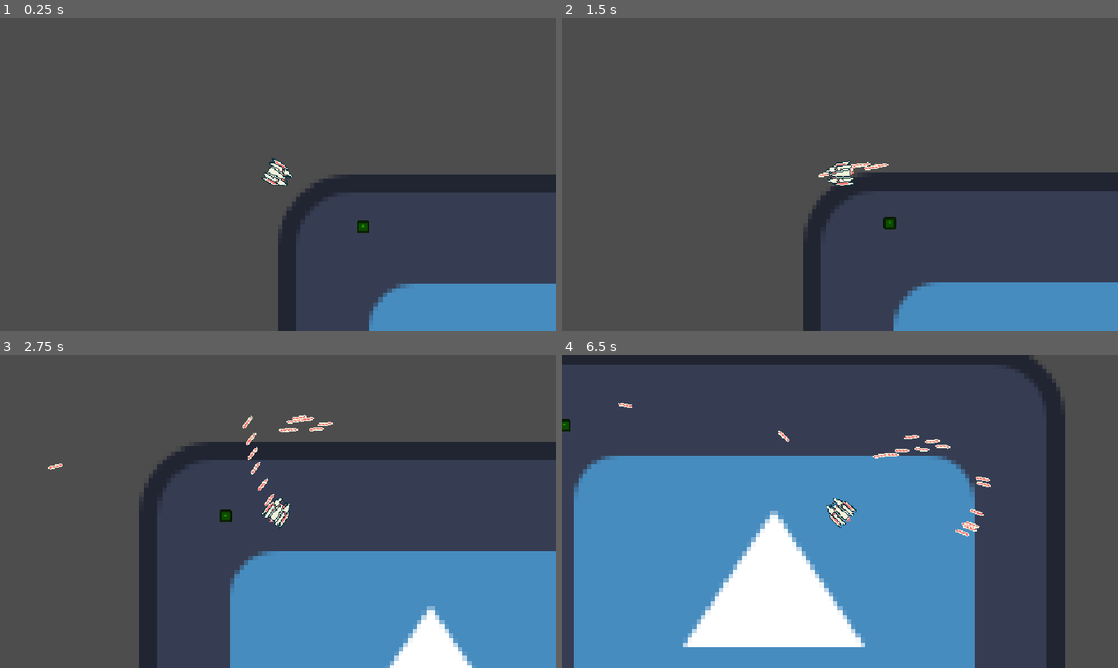
Above: before the commit, frames 1-4 (two rows, left to right).
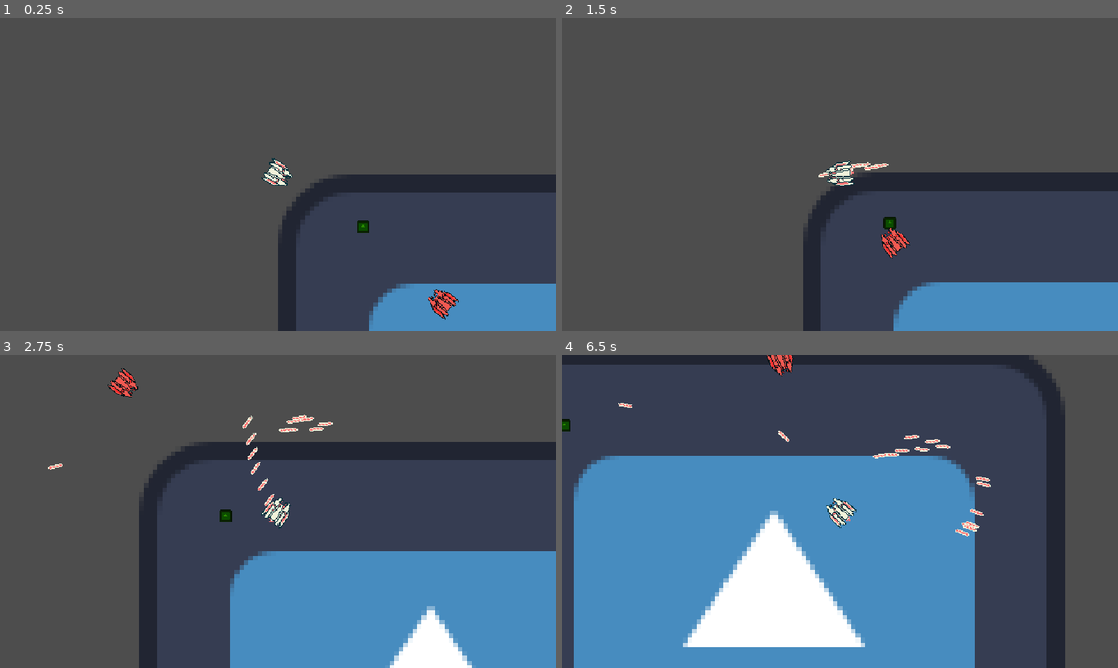
Above: after the commit, the same moments.

Repository: ungoabi/GMTK-GameJam-2026
Game: Godot game, scene res://scenes/main/main.tscn
Same seed, same stepped clock (60 frames per second), same inputs: the game is played once before the commit and once after it. The engine's default icon, where the game draws it, is replaced by a stand-in: a white triangle on a blue panel in a dark square.
Inputs (mouse positions are in pixels of both pictures, inside the frame that each line leads up to):
- Up to frame 1 (0.25 s): no input
- Up to frame 2 (1.5 s): move the mouse to (962, 158) at 0.52 s; press the mouse at (962, 158) at 0.53 s; hold D (move_right) 0.53-1.28 s; move the mouse to (728, 190) at 1.27 s; release the mouse at (728, 190) at 1.28 s; hold S (move_down) from 1.28 s (still down); click (728, 190) at 1.35 s
- Up to frame 3 (2.75 s): move the mouse to (333, 442) at 2.02 s; release S (move_down) at 2.03 s; press the mouse at (333, 442) at 2.03 s; hold D (move_right) from 2.03 s (still down)
- Up to frame 4 (6.5 s): move the mouse to (812, 574) at 2.77 s; release D (move_right) at 2.78 s; release the mouse at (812, 574) at 2.78 s; hold W (move_up) 2.78-3.53 s; click (812, 574) at 2.85 s; move the mouse to (1006, 558) at 3.52 s; press the mouse at (1006, 558) at 3.53 s; hold A (move_left) 3.53-5.03 s; move the mouse to (673, 464) at 4.27 s; release the mouse at (673, 464) at 4.28 s; click (673, 464) at 4.35 s; move the mouse to (867, 511) at 5.02 s; press the mouse at (867, 511) at 5.03 s; hold S (move_down) 5.03-5.78 s; move the mouse to (756, 433) at 5.77 s; release the mouse at (756, 433) at 5.78 s; hold D (move_right) from 5.78 s (still down); click (756, 433) at 5.85 s

The runs differ from the first frame. In frame 1, 0.3% of the frame differs, in the area x 77-83%, y 86-97%; in frame 2, 0.3%; in frame 3, 0.3%, in the area x 19-25%, y 4-14%; in frame 4, 0.2%.

Commit message:
added enemy that moves towards player

Diff:
--- a/scenes/entities/enemy/enemy.gd
+++ b/scenes/entities/enemy/enemy.gd
@@ -1,11 +1,16 @@
+class_name Enemy
 extends CharacterBody2D
 
 
 @onready var movement: Movement = $Movement
-
-var direction: Vector2 = Vector2.ZERO
+var player: Node2D
 
 
+func _ready() -> void:
+	player = get_tree().get_first_node_in_group("player") as Node2D
+
 func _physics_process(delta: float) -> void:
+	var direction: Vector2 = (player.global_position - global_position).normalized()
 	movement.process_movement(direction, delta)
 	move_and_slide()
+	look_at(player.global_position)
--- a/scenes/entities/enemy/enemy.tscn
+++ b/scenes/entities/enemy/enemy.tscn
@@ -1,21 +1,91 @@
 [gd_scene format=3 uid="uid://dlsn7gc1ue34q"]
 
-[ext_resource type="Texture2D" uid="uid://bdxesfnk74rr7" path="res://icon.svg" id="1_1y44r"]
-[ext_resource type="Script" uid="uid://yx4av68m10fe" path="res://scenes/entities/enemy/enemy.gd" id="1_6fawb"]
-[ext_resource type="PackedScene" uid="uid://xmjmw0jhintb" path="res://scenes/components/movement/movement.tscn" id="2_6fawb"]
+[ext_resource type="Script" uid="uid://irn35dlymxig" path="res://scenes/entities/enemy/enemy.gd" id="1_in88q"]
+[ext_resource type="Texture2D" uid="uid://bkvhex1r1tbrc" path="res://assets/sprites/player/Player_spritesheet.png" id="2_dxsuy"]
+[ext_resource type="PackedScene" uid="uid://xmjmw0jhintb" path="res://scenes/components/movement/movement.tscn" id="3_0wdte"]
+[ext_resource type="Script" uid="uid://cdvghh2nxpo6v" path="res://scenes/player/animation.gd" id="4_7gxlw"]
 
-[sub_resource type="CircleShape2D" id="CircleShape2D_fglp6"]
+[sub_resource type="CircleShape2D" id="CircleShape2D_rs74b"]
 
-[node name="Enemy" type="CharacterBody2D" unique_id=539600628]
+[sub_resource type="Animation" id="Animation_75vfm"]
+length = 0.001
+tracks/0/type = "value"
+tracks/0/imported = false
+tracks/0/enabled = true
+tracks/0/path = NodePath("Sprite2D:frame")
+tracks/0/interp = 1
+tracks/0/loop_wrap = true
+tracks/0/keys = {
+"times": PackedFloat32Array(0),
+"transitions": PackedFloat32Array(1),
+"update": 1,
+"values": [0]
+}
+
+[sub_resource type="Animation" id="Animation_p47bc"]
+resource_name = "Idle"
+length = 0.2
+loop_mode = 1
+tracks/0/type = "value"
+tracks/0/imported = false
+tracks/0/enabled = true
+tracks/0/path = NodePath("Sprite2D:frame")
+tracks/0/interp = 1
+tracks/0/loop_wrap = true
+tracks/0/keys = {
+"times": PackedFloat32Array(0, 0.06666667, 0.13333334),
+"transitions": PackedFloat32Array(1, 1, 1),
+"update": 1,
+"values": [0, 1, 2]
+}
+
+[sub_resource type="Animation" id="Animation_0owmy"]
+resource_name = "idle"
+tracks/0/type = "value"
+tracks/0/imported = false
+tracks/0/enabled = true
+tracks/0/path = NodePath("Sprite2D:frame")
+tracks/0/interp = 1
+tracks/0/loop_wrap = true
+tracks/0/keys = {
+"times": PackedFloat32Array(0),
+"transitions": PackedFloat32Array(1),
+"update": 1,
+"values": [7]
+}
+
+[sub_resource type="AnimationLibrary" id="AnimationLibrary_0owmy"]
+_data = {
+&"RESET": SubResource("Animation_75vfm"),
+&"boost": SubResource("Animation_p47bc"),
+&"idle": SubResource("Animation_0owmy")
+}
+
+[node name="Enemy" type="CharacterBody2D" unique_id=457442979]
+top_level = true
 collision_layer = 4
-script = ExtResource("1_6fawb")
+collision_mask = 3
+script = ExtResource("1_in88q")
 
-[node name="Sprite2D" type="Sprite2D" parent="." unique_id=218686231]
-modulate = Color(1, 0.26999998, 0.26999998, 1)
-scale = Vector2(0.155, 0.155)
-texture = ExtResource("1_1y44r")
+[node name="Sprite2D" type="Sprite2D" parent="." unique_id=148868581]
+modulate = Color(1, 0.37, 0.37, 1)
+texture_filter = 1
+rotation = 1.5707964
+texture = ExtResource("2_dxsuy")
+hframes = 8
 
-[node name="CollisionShape2D" type="CollisionShape2D" parent="." unique_id=794242250]
-shape = SubResource("CircleShape2D_fglp6")
+[node name="CollisionShape2D" type="CollisionShape2D" parent="." unique_id=2049034449]
+visible = false
+shape = SubResource("CircleShape2D_rs74b")
 
-[node name="Movement" parent="." unique_id=1935556351 instance=ExtResource("2_6fawb")]
+[node name="Movement" parent="." unique_id=1935556351 instance=ExtResource("3_0wdte")]
+max_speed = 5000.0
+deceleration = 500.0
+
+[node name="Animation" type="Node" parent="." unique_id=1387252864]
+script = ExtResource("4_7gxlw")
+
+[node name="AnimationPlayer" type="AnimationPlayer" parent="Animation" unique_id=236606133]
+root_node = NodePath("../..")
+libraries/ = SubResource("AnimationLibrary_0owmy")
+autoplay = &"idle"
--- a/scenes/main/main.tscn
+++ b/scenes/main/main.tscn
@@ -3,6 +3,7 @@
 [ext_resource type="PackedScene" uid="uid://4o6ejd3y3itj" path="res://scenes/player/player.tscn" id="1_hyk8p"]
 [ext_resource type="PackedScene" uid="uid://wuso24b3tsaa" path="res://scenes/level/background/background.tscn" id="1_iuonh"]
 [ext_resource type="PackedScene" uid="uid://dvc3x84p35o7s" path="res://scenes/entities/civilian/civilian.tscn" id="3_k2fmo"]
+[ext_resource type="PackedScene" uid="uid://dlsn7gc1ue34q" path="res://scenes/entities/enemy/enemy.tscn" id="4_l3cfh"]
 
 [node name="Main" type="Node" unique_id=545323619]
 process_mode = 3
@@ -22,6 +23,9 @@
 position = Vector2(96, 61)
 
 [node name="Projectiles" type="Node2D" parent="World/Entity" unique_id=845012577]
+
+[node name="Enemy" parent="World/Entity" unique_id=457442979 instance=ExtResource("4_l3cfh")]
+position = Vector2(191, 149)
 
 [node name="Effect" type="Node2D" parent="World" unique_id=1015931991]
 
--- a/scenes/player/player.gd
+++ b/scenes/player/player.gd
@@ -7,6 +7,10 @@
 
 var input_direction: Vector2 = Vector2.ZERO
 var input_shoot: bool = false
+
+
+func _ready() -> void:
+	add_to_group("player")
 
 
 func _physics_process(delta: float) -> void:
Not shown, changed: scenes/entities/enemy/enemy.gd.uid
